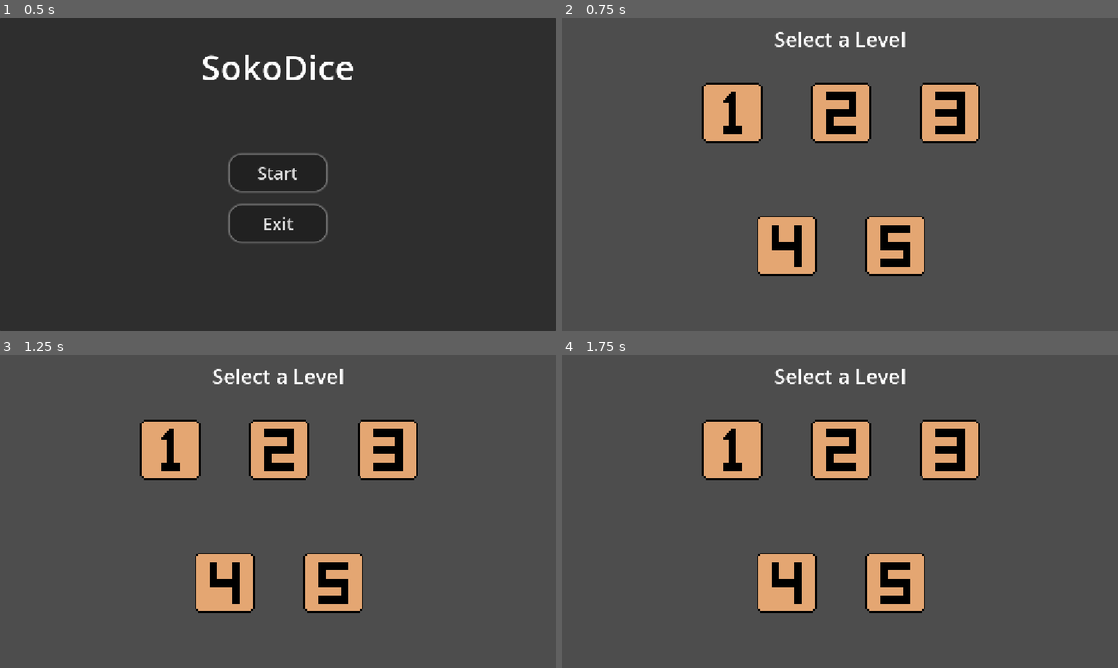
Above: before the commit, frames 1-4 (two rows, left to right).
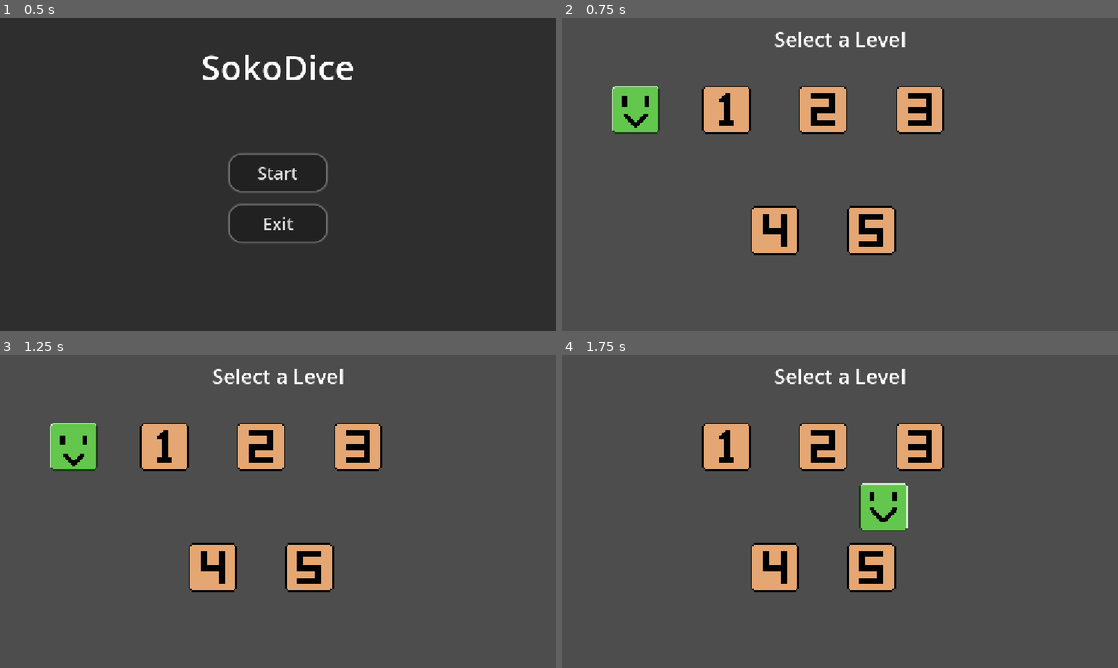
Above: after the commit, the same moments.

Repository: Tortiz-CSUF/SokoDice
Game: Godot game, scene res://Main_Menu.tscn
The game is run twice, just before and just after one commit, with the same random seed, the same clock (stepped at 60 frames per second) and the same inputs.
Inputs:
- Up to frame 1 (0.5 s): no input
- Up to frame 2 (0.75 s): click "Start" at 0.5 s
- Up to frame 3 (1.25 s): no input
- Up to frame 4 (1.75 s): tap Enter (ui_accept) at 1.25 s; hold D (move_right, bound only after the commit) from 1.28 s (still down); hold Enter (ui_accept) from 1.28 s (still down)

Frame 1 is identical in both runs. In frame 2, 11% of the frame differs, in the area x 9-76%, y 20-83%; in frame 3, 11%; in frame 4, 11%, in the area x 25-76%, y 20-83%.

Commit message:
Level Selector and Player Movement
Finished scripts for player movement and level selector.

Diff:
--- a/Level_Select.tscn
+++ b/Level_Select.tscn
@@ -1,6 +1,8 @@
-[gd_scene load_steps=7 format=3 uid="uid://ea838stbqp0e"]
+[gd_scene load_steps=9 format=3 uid="uid://ea838stbqp0e"]
 
+[ext_resource type="Script" uid="uid://bvgshb0woihcd" path="res://level_select.gd" id="1_55cao"]
 [ext_resource type="Texture2D" uid="uid://cyy1ysnkf3lfr" path="res://Assets/Environment/Level_tile.png" id="1_twgyq"]
+[ext_resource type="PackedScene" uid="uid://cc8ag8rb1u54s" path="res://Player_Selector.tscn" id="2_ufaj5"]
 
 [sub_resource type="AtlasTexture" id="AtlasTexture_ufaj5"]
 atlas = ExtResource("1_twgyq")
@@ -28,6 +30,7 @@
 anchor_left = 0.5
 anchor_right = 0.5
 grow_horizontal = 2
+script = ExtResource("1_55cao")
 
 [node name="Title" type="Label" parent="."]
 layout_mode = 1
@@ -50,9 +53,9 @@
 anchor_right = 0.5
 anchor_bottom = 0.5
 offset_left = -285.0
-offset_top = 134.0
+offset_top = 140.0
 offset_right = 290.0
-offset_bottom = 534.0
+offset_bottom = 540.0
 grow_horizontal = 2
 grow_vertical = 2
 theme_override_constants/h_separation = 100
@@ -70,17 +73,17 @@
 alignment = 1
 
 [node name="Level_01" type="TextureRect" parent="Level_Grid/Levels/Top Row"]
-custom_minimum_size = Vector2(125, 125)
+custom_minimum_size = Vector2(100, 100)
 layout_mode = 2
 texture = SubResource("AtlasTexture_ufaj5")
 
 [node name="Level_02" type="TextureRect" parent="Level_Grid/Levels/Top Row"]
-custom_minimum_size = Vector2(125, 125)
+custom_minimum_size = Vector2(100, 100)
 layout_mode = 2
 texture = SubResource("AtlasTexture_55cao")
 
 [node name="Level_03" type="TextureRect" parent="Level_Grid/Levels/Top Row"]
-custom_minimum_size = Vector2(125, 125)
+custom_minimum_size = Vector2(100, 100)
 layout_mode = 2
 texture = SubResource("AtlasTexture_jaj0m")
 
@@ -90,13 +93,17 @@
 alignment = 1
 
 [node name="Level_04" type="TextureRect" parent="Level_Grid/Levels/Botom Row"]
-custom_minimum_size = Vector2(125, 125)
+custom_minimum_size = Vector2(100, 100)
 layout_mode = 2
 texture = SubResource("AtlasTexture_q8rit")
 
 [node name="Level_05" type="TextureRect" parent="Level_Grid/Levels/Botom Row"]
-custom_minimum_size = Vector2(125, 125)
+custom_minimum_size = Vector2(100, 100)
 layout_mode = 2
 texture = SubResource("AtlasTexture_bgsqk")
 
-[node name="Player_Level_Selector" type="Node2D" parent="."]
+[node name="Selector" type="Node2D" parent="."]
+position = Vector2(-548, 65.00001)
+scale = Vector2(1.25, 1.25)
+
+[node name="Player_Level_Selector" parent="Selector" instance=ExtResource("2_ufaj5")]
--- a/Player.tscn
+++ b/Player_Selector.tscn
@@ -1,6 +1,6 @@
 [gd_scene load_steps=24 format=3 uid="uid://cc8ag8rb1u54s"]
 
-[ext_resource type="Script" uid="uid://lxoqv551upso" path="res://player_movement.gd" id="1_kpjcp"]
+[ext_resource type="Script" uid="uid://dgtttv5j78web" path="res://player_level_selector.gd" id="1_nqq1i"]
 [ext_resource type="Texture2D" uid="uid://blpmypj26ne0p" path="res://Assets/Player/Player.png" id="2_kne1u"]
 
 [sub_resource type="AtlasTexture" id="AtlasTexture_e80uo"]
@@ -171,13 +171,11 @@
 "speed": 5.0
 }]
 
-[node name="Player" type="Node2D"]
-script = ExtResource("1_kpjcp")
+[node name="Player_Level_Selector" type="Node2D"]
+script = ExtResource("1_nqq1i")
 
 [node name="AnimatedSprite2D" type="AnimatedSprite2D" parent="."]
 position = Vector2(100, 100)
 scale = Vector2(2.5, 2.5)
 sprite_frames = SubResource("SpriteFrames_47wu6")
-animation = &"idle"
-frame = 1
-frame_progress = 0.9237357
+animation = &"strafe"
--- /dev/null
+++ b/level_select.gd
@@ -0,0 +1,150 @@
+extends Control
+
+# array of tiles corresponding to levels
+@onready var level_tiles: Array[Control] = [
+	$"Level_Grid/Levels/Top Row/Level_01",
+	$"Level_Grid/Levels/Top Row/Level_02",
+	$"Level_Grid/Levels/Top Row/Level_03",
+	$"Level_Grid/Levels/Botom Row/Level_04",
+	$"Level_Grid/Levels/Botom Row/Level_05"
+
+]
+
+# player selector
+@onready var level_selector =$Selector/Player_Level_Selector
+
+# Main Menu
+@export var Main_Menu_Path: String = "res://Main_Menu.tscn"
+
+var selected_index: int = 0
+var is_moving: bool = false
+
+# array of files paths to level scenes.
+var level_paths: Array[String] = [
+	"[INSERT LEVEL 1 PATH]",
+	"[INSERT LEVEL 2 PATH]",
+	"[INSERT LEVEL 3 PATH]",
+	"[INSERT LEVEL 4 PATH]",
+	"[INSERT LEVEL 5 PATH]"
+
+]
+
+# Called when the node enters the scene tree for the first time.
+func _ready() -> void:
+	pass # Replace with function body.
+
+
+func _unhandled_input(event: InputEvent) -> void:
+	if is_moving:
+		return
+
+	if event.is_action_pressed("move_left"):
+		move_left()
+	elif event.is_action_pressed("move_right"):
+		move_right()
+	elif event.is_action_pressed("move_up"):
+		move_up()
+	elif event.is_action_pressed("move_down"):
+		move_down()
+	elif event.is_action_pressed("ui_accept"):
+		load_selected_level()
+	elif event.is_action_pressed("ui_cancel"):
+		go_back_to_main_menu()
+
+func move_left() -> void:
+	var new_index := selected_index
+
+	match selected_index:
+		1:
+			new_index = 0
+		2:
+			new_index = 1
+		4:
+			new_index = 2
+		_:
+			return
+
+	move_selector_to_index(new_index, "left")
+
+func move_right() -> void:
+	var new_index := selected_index
+
+	match selected_index:
+		0:
+			new_index = 1
+		1:
+			new_index = 2
+		3:
+			new_index = 4
+		_:
+			return
+
+	move_selector_to_index(new_index, "right")
+
+func move_up() -> void:
+	var new_index := selected_index
+
+	match selected_index:
+		0:
+			new_index = 1
+		1:
+			new_index = 2
+		3:
+			new_index = 4
+		_:
+			return
+
+	move_selector_to_index(new_index, "up")
+
+func move_down() -> void:
+	var new_index := selected_index
+
+	match selected_index:
+		3:
+			new_index = 0
+		4:
+			new_index = 1
+		_:
+			return
+
+	move_selector_to_index(new_index, "down")
+
+
+func move_selector_to_index(new_index: int, direction: String) -> void:
+		selected_index = new_index
+		is_moving = true
+
+		match direction:
+			"left":
+				level_selector.play_move_left()
+			"right":
+				level_selector.play_move_right()
+			"up":
+				level_selector.play_move_up()
+			"down":
+				level_selector.play_move_down()
+
+		var target_position := get_tile_center(level_tiles[selected_index])
+
+		var tween := create_tween()
+		tween.tween_property(level_selector, "global_position", target_position, 0.18)
+		tween.finished.connect(_on_selector_move_finished)
+
+
+func _on_selector_move_finished() -> void:
+	is_moving = false
+	level_selector.play_idle()
+
+func snap_to_current_tile() -> void:
+	level_selector.global_position = get_tile_center(level_tiles[selected_index])
+	level_selector.play_idle()
+
+func get_tile_center(tile: Control) -> Vector2:
+	var rect := tile.get_global_rect()
+	return rect.position + (rect.size * 0.5)
+
+func load_selected_level() -> void:
+	get_tree().change_scene_to_file(level_paths[selected_index])
+
+func go_back_to_main_menu() -> void:
+	get_tree().change_scene_to_file(Main_Menu_Path)
--- /dev/null
+++ b/player_level_selector.gd
@@ -0,0 +1,33 @@
+extends Node2D
+
+# Animations
+@onready var animated_sprite: AnimatedSprite2D = $AnimatedSprite2D
+
+# Main Menu
+@export var Mai_Menu_Path: String = "res://Main_Menu.tscn"
+
+# Called when the node enters the scene tree for the first time.
+func _ready() -> void:
+	play_idle()
+
+
+func play_idle() -> void:
+	if animated_sprite.sprite_frames.has_animation("idle"):
+		animated_sprite.play("idle")
+
+func play_move_left() -> void:
+	if animated_sprite.sprite_frames.has_animation("strafe"):
+		animated_sprite.play("strafe")
+
+func play_move_right() -> void:
+	if animated_sprite.sprite_frames.has_animation("strafe"):
+		animated_sprite.flip_h = true
+		animated_sprite.play("strafe")
+
+func play_move_up() -> void:
+	if animated_sprite.sprite_frames.has_animation("move_up"):
+		animated_sprite.play("move_up")
+
+func play_move_down() -> void:
+	if animated_sprite.sprite_frames.has_animation("move_down"):
+		animated_sprite.play("move_down")
--- a/project.godot
+++ b/project.godot
@@ -20,6 +20,40 @@
 window/stretch/mode="canvas_items"
 window/stretch/aspect="expand"
 
+[input]
+
+move_left={
+"deadzone": 0.2,
+"events": [Object(InputEventKey,"resource_local_to_scene":false,"resource_name":"","device":-1,"window_id":0,"alt_pressed":false,"shift_pressed":false,"ctrl_pressed":false,"meta_pressed":false,"pressed":false,"keycode":0,"physical_keycode":65,"key_label":0,"unicode":97,"location":0,"echo":false,"script":null)
+]
+}
+move_right={
+"deadzone": 0.2,
+"events": [Object(InputEventKey,"resource_local_to_scene":false,"resource_name":"","device":-1,"window_id":0,"alt_pressed":false,"shift_pressed":false,"ctrl_pressed":false,"meta_pressed":false,"pressed":false,"keycode":0,"physical_keycode":68,"key_label":0,"unicode":100,"location":0,"echo":false,"script":null)
+]
+}
+move_up={
+"deadzone": 0.2,
+"events": [Object(InputEventKey,"resource_local_to_scene":false,"resource_name":"","device":-1,"window_id":0,"alt_pressed":false,"shift_pressed":false,"ctrl_pressed":false,"meta_pressed":false,"pressed":false,"keycode":0,"physical_keycode":87,"key_label":0,"unicode":119,"location":0,"echo":false,"script":null)
+]
+}
+move_down={
+"deadzone": 0.2,
+"events": [Object(InputEventKey,"resource_local_to_scene":false,"resource_name":"","device":-1,"window_id":0,"alt_pressed":false,"shift_pressed":false,"ctrl_pressed":false,"meta_pressed":false,"pressed":false,"keycode":0,"physical_keycode":83,"key_label":0,"unicode":115,"location":0,"echo":false,"script":null)
+]
+}
+go_back={
+"deadzone": 0.2,
+"events": [Object(InputEventKey,"resource_local_to_scene":false,"resource_name":"","device":-1,"window_id":0,"alt_pressed":false,"shift_pressed":false,"ctrl_pressed":false,"meta_pressed":false,"pressed":false,"keycode":0,"physical_keycode":4194305,"key_label":0,"unicode":0,"location":0,"echo":false,"script":null)
+]
+}
+select={
+"deadzone": 0.2,
+"events": [Object(InputEventKey,"resource_local_to_scene":false,"resource_name":"","device":-1,"window_id":0,"alt_pressed":false,"shift_pressed":false,"ctrl_pressed":false,"meta_pressed":false,"pressed":false,"keycode":0,"physical_keycode":4194309,"key_label":0,"unicode":0,"location":0,"echo":false,"script":null)
+, Object(InputEventKey,"resource_local_to_scene":false,"resource_name":"","device":-1,"window_id":0,"alt_pressed":false,"shift_pressed":false,"ctrl_pressed":false,"meta_pressed":false,"pressed":false,"keycode":0,"physical_keycode":32,"key_label":0,"unicode":32,"location":0,"echo":false,"script":null)
+]
+}
+
 [rendering]
 
 textures/canvas_textures/default_texture_filter=0
Not shown, added: level_select.gd.uid
Not shown, added: player_level_selector.gd.uid
